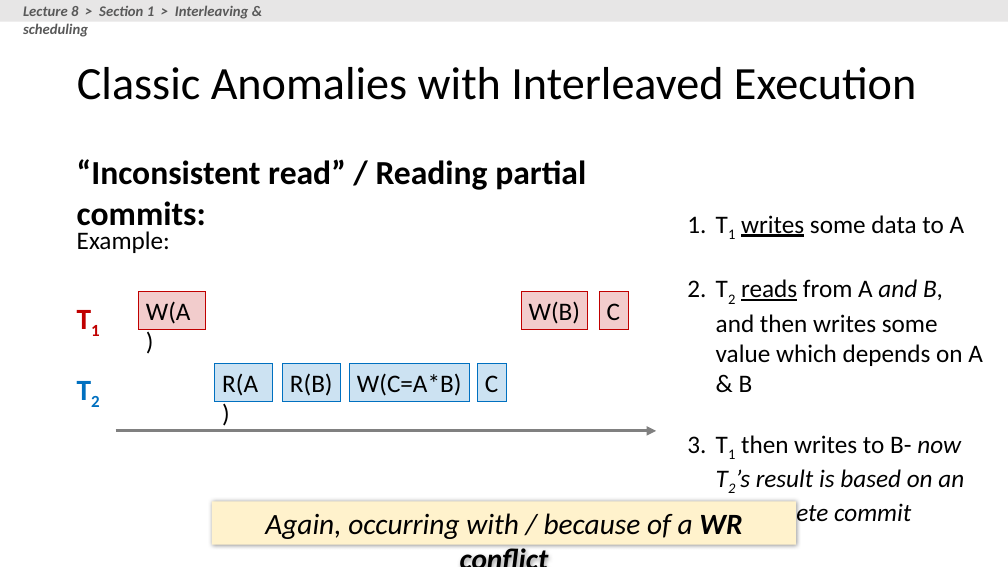
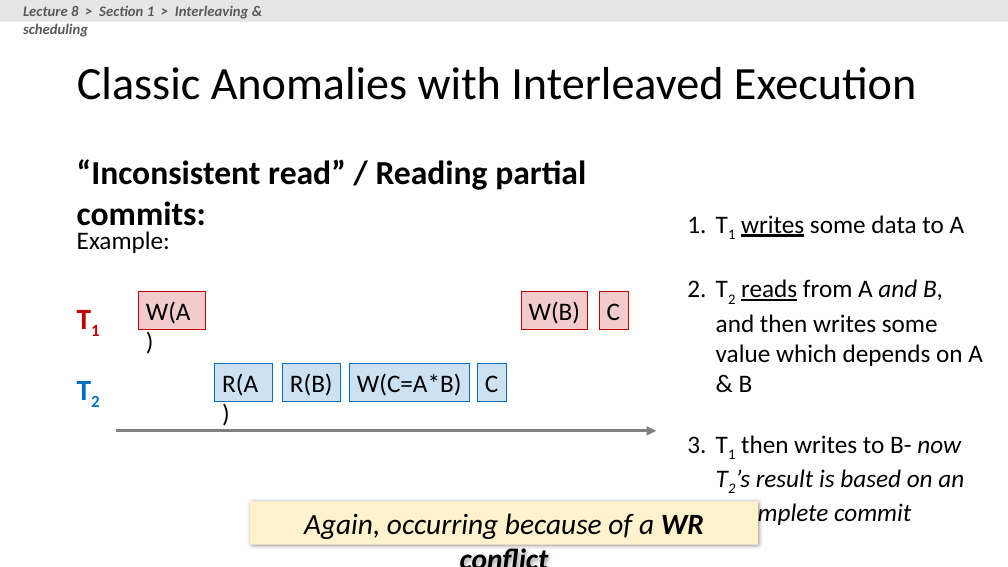
Before and after one commit to HazyResearch/cs145-notebooks-2016, a slide deck: slide 80 of lecture-7-8/Lectures_7_8_TXNs.pptx (slide 78 before the commit). Drawn at 1008x567 pixels with LibreOffice and Linux fonts; fonts in the diff are those of the drawing. Boxes give left, top, right and bottom in pixels: in the first picture for what was removed or moved away, otherwise in the second. Text is boxed around its words. In the diff, an @@ line names an element or a change of style, - is before the commit and + after.

```diff
--- a/lecture-7-8/Lectures_7_8_TXNs.pptx
+++ b/lecture-7-8/Lectures_7_8_TXNs.pptx
@@ rectangle "Again, occurring because of a ...": place and size @@
-rectangle "Again, occurring because of a ..." at bbox=[212, 501, 796, 544]
+rectangle "Again, occurring because of a ..." at bbox=[250, 501, 758, 544]
@@ text in rectangle at bbox=[304, 513, 704, 539]: text changed @@
-Again, occurring with / because of a WR conflict
+Again, occurring because of a WR conflict
```
Also in this commit, not shown: 8 other slides changed, 2 slides added, 4 other files.
